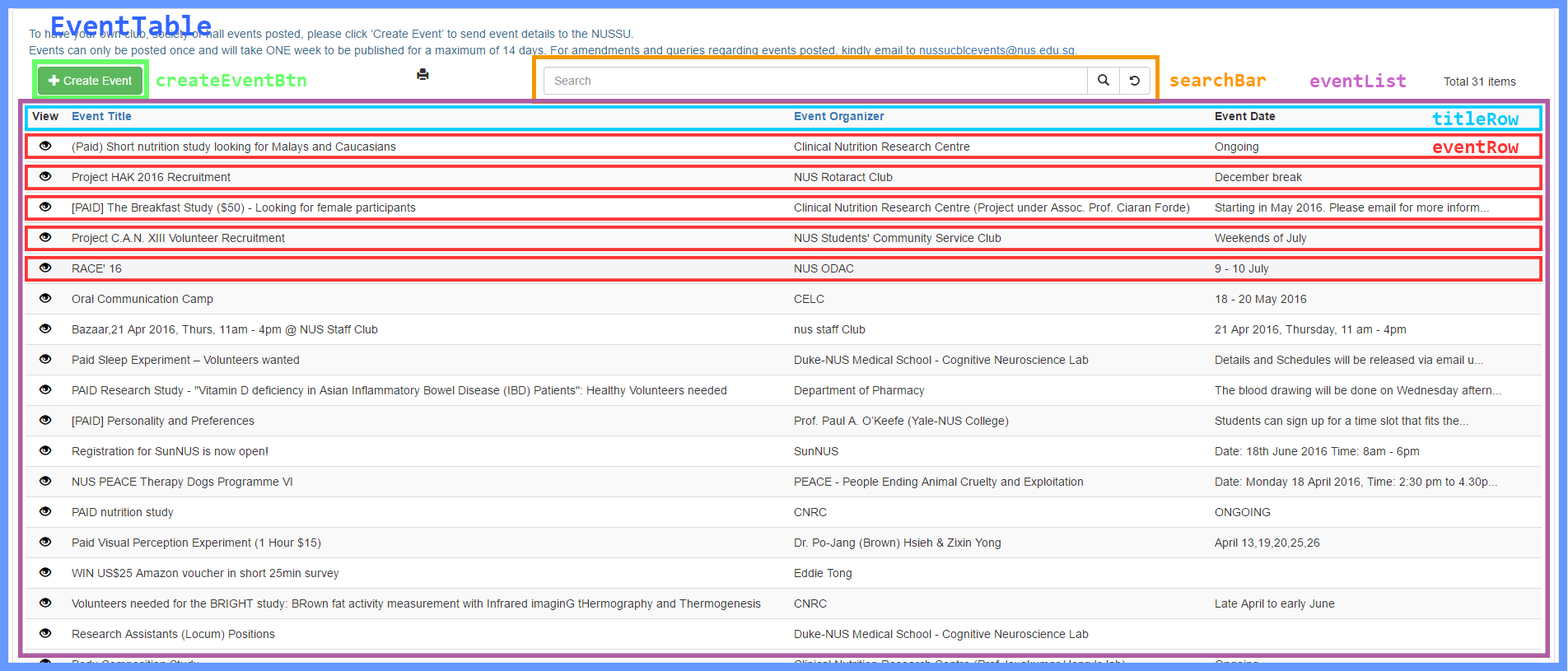
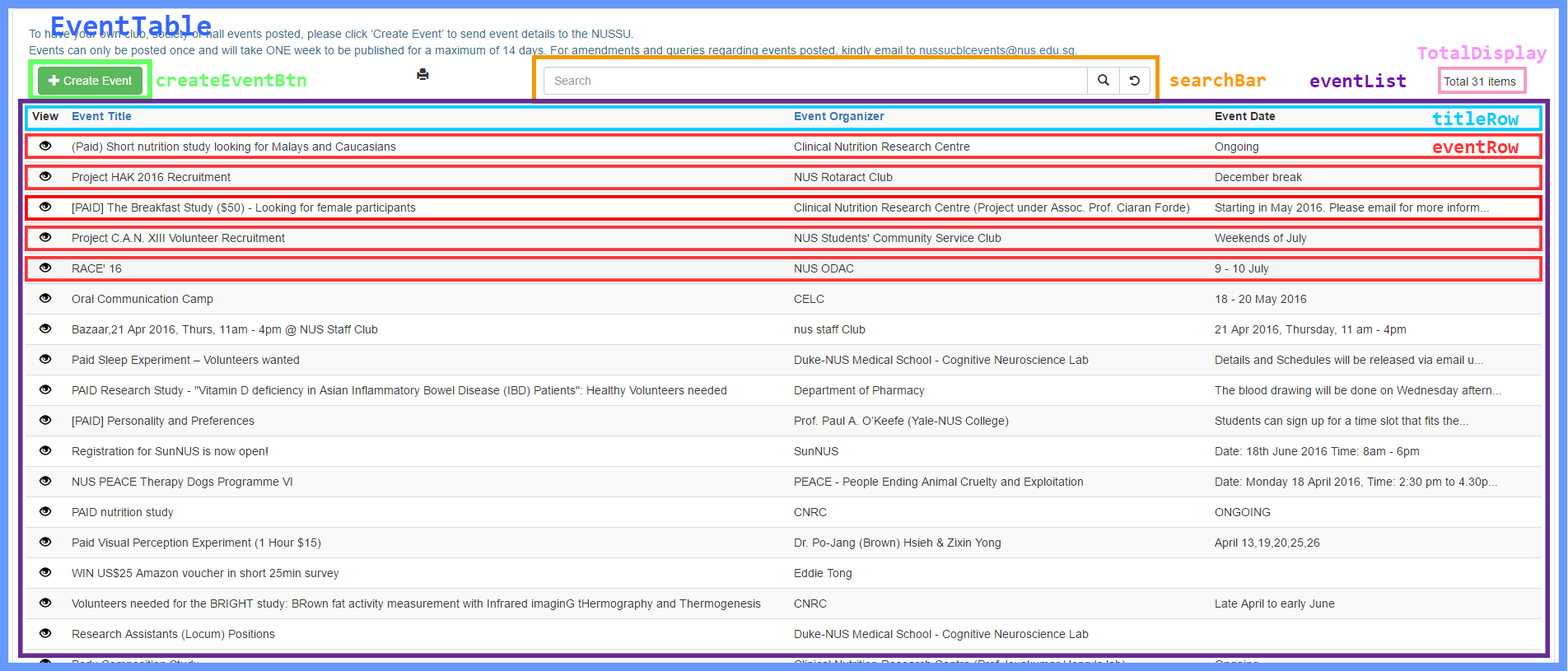
Layer changes from the first (1568, 671) image to the second:
added layer "TotalDisplay" above "Rectangle 1" over [1417, 45, 1548, 64]
added layer "Rectangle 1" above "event row 副本 2" over [1437, 66, 1527, 94]
painted on "event row 副本 2" over [24, 195, 1543, 221]
painted on "eventList" over [1310, 73, 1406, 88]
painted on "eventlist" over [18, 98, 1550, 658]
painted on "create btn" over [28, 59, 153, 101]
